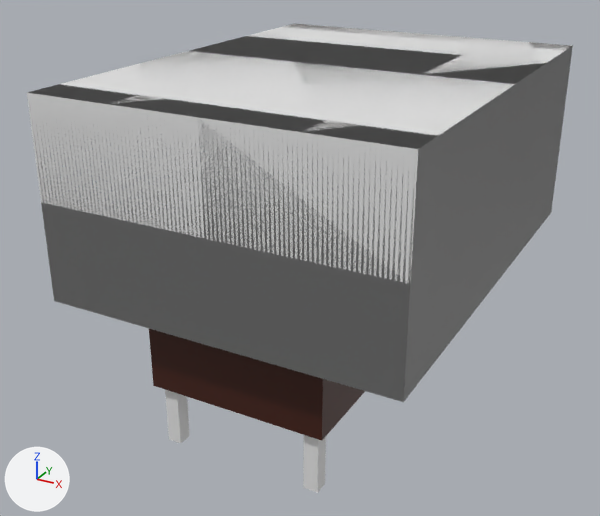
The glTF model static/models/NewTisch/NewTisch.gltf, before and after one commit.
Camera for both pictures: a 50 mm lens placed at (10.22, -20.63, 14.1), pointed at (-0.71, -0.76, 4.17). The axes (+X, +Y, +Z) are drawn at lower left. The lights are the same throughout. Where no turn or scale is listed for an object, it has been applied to the vertices.

The first picture shows 'Basisbasis', 'BasismitPixeln', 'Bein1', 'Bein2', 'Platteusw'.
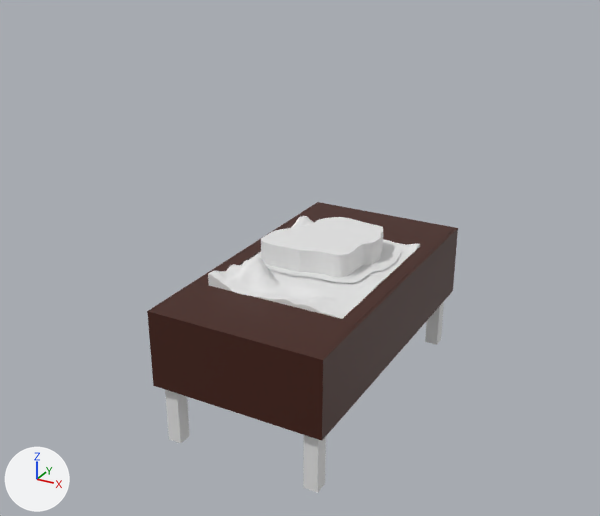
What changed in the scene script:
```text
Remove ob_basisbasis:
    ob_basisbasis = bpy.data.objects.new('Basisbasis', me_cube_006)
    ob_basisbasis.location = (0.0, 0.0, 0.0)
    ob_basisbasis.rotation_euler = (3.142, 0.0, 0.0)  # degrees (180, 0, 0)
    ob_basisbasis.scale = (-6.26, -11.6, -0.414)
Remove ob_basismitpixeln:
    ob_basismitpixeln = bpy.data.objects.new('BasismitPixeln', me_cube_007)
    ob_basismitpixeln.location = (0.0, 0.0, 0.0)
    ob_basismitpixeln.rotation_euler = (3.142, 0.0, 0.0)  # degrees (180, 0, 0)
    ob_basismitpixeln.scale = (-6.26, -11.6, -0.414)
```

Location of each change, (x1, y1, x2, y2) in pixels of the pictures (600 x 516 px):
'BasismitPixeln', deleted: before (27, 24, 573, 402)
'Basisbasis', deleted: before (27, 24, 572, 401)
'Platteusw', unchanged, uncovered by the edit: before (149, 329, 365, 441); after (147, 202, 458, 441)
'Landschaft', unchanged, uncovered by the edit: after (208, 216, 420, 319)
'OutsideTrack.001', unchanged, uncovered by the edit: after (261, 217, 383, 277)
